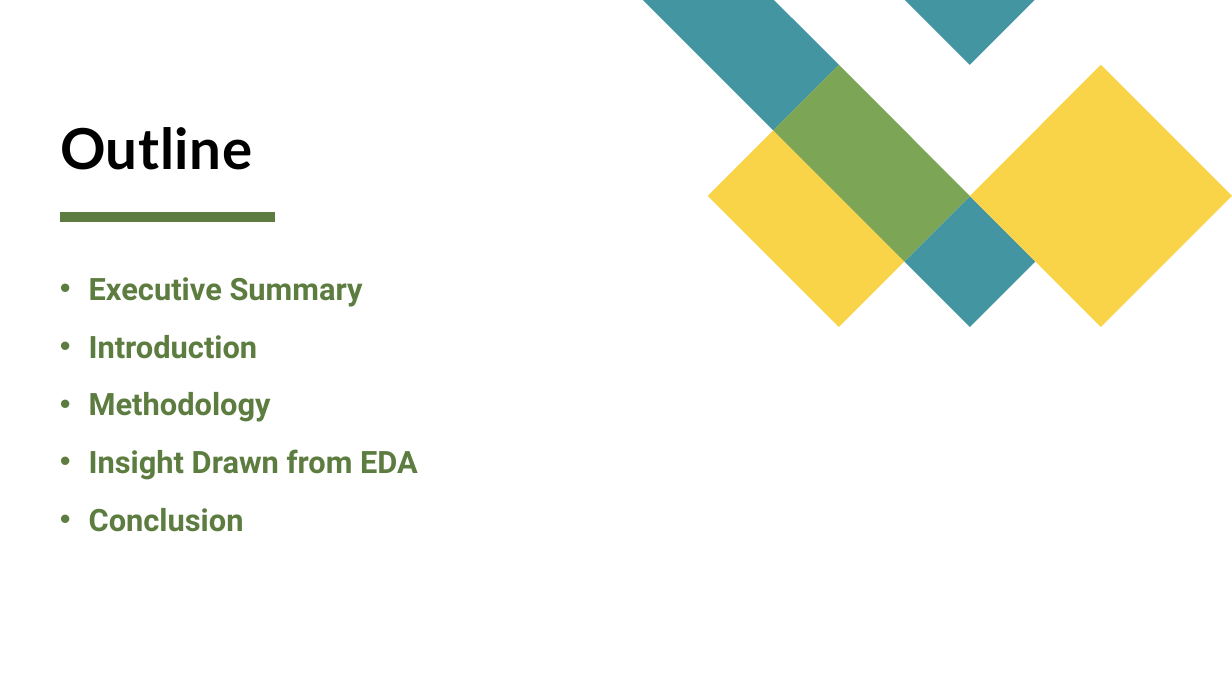
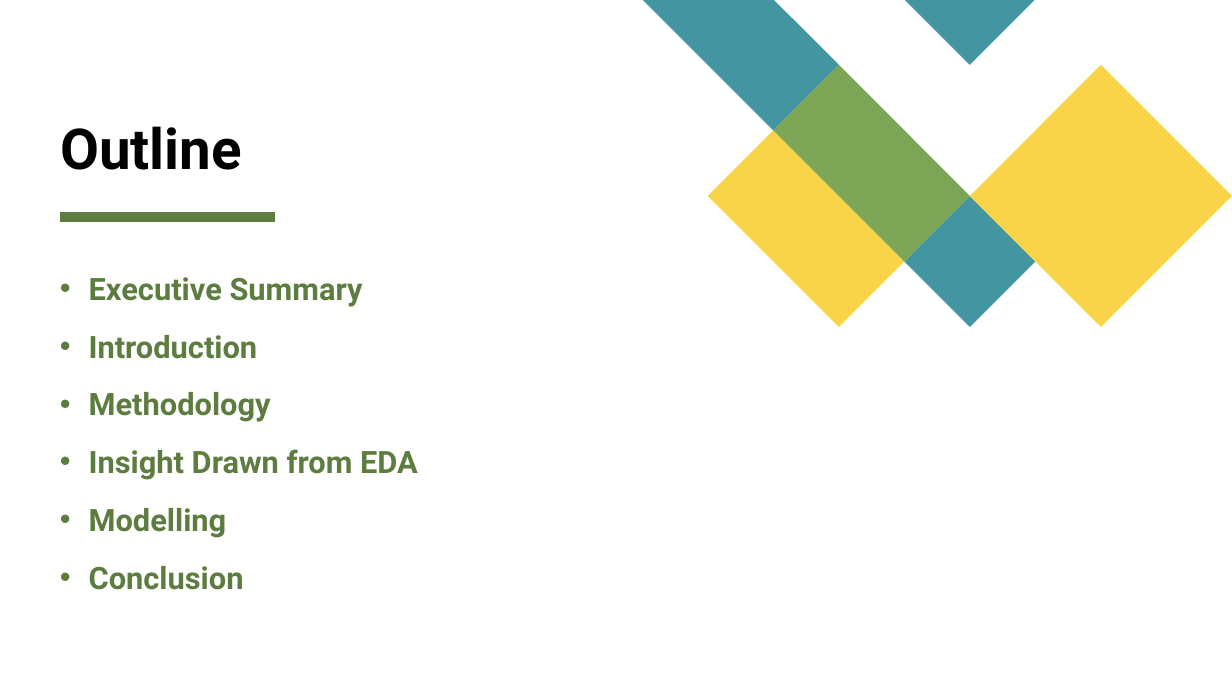
Before and after one commit to nhlokomomhlophe/2401PTDS_Regression_Project, a slide deck: slide 2 of Climate Change Impact on Agriculture.pptx. Drawn at 1232x693 pixels with LibreOffice and Linux fonts; fonts in the diff are those of the drawing. Boxes give left, top, right and bottom in pixels: in the first picture for what was removed or moved away, otherwise in the second. Text is boxed around its words. In the diff, an @@ line names an element or a change of style, - is before the commit and + after.

```diff
--- a/Climate Change Impact on Agriculture.pptx
+++ b/Climate Change Impact on Agriculture.pptx
@@ title "Outline" at <box>60,126,242,170</box>: font Lato to Roboto, letter spacing 0.5 to 0 pt @@
@@ text at <box>89,277,418,590</box>: text colour #5D7D40 to #5D7C3F in "Executive Summary", "Introduction", "Methodology", "Insight Drawn from EDA" and 1 more places; less space between paragraphs @@
@@ text at <box>89,508,227,538</box>: paragraph added @@
+• Modelling
```
Also in this commit, not shown: 19 other slides changed, 1 other file.
